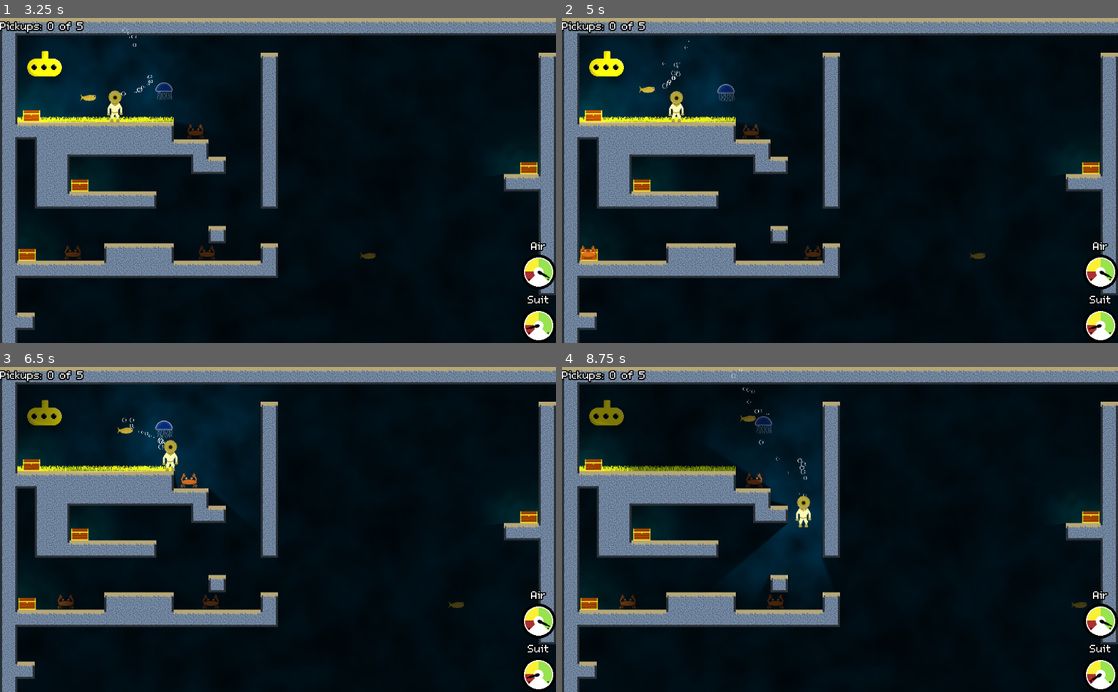
Above: before the commit, frames 1-4 (two rows, left to right).
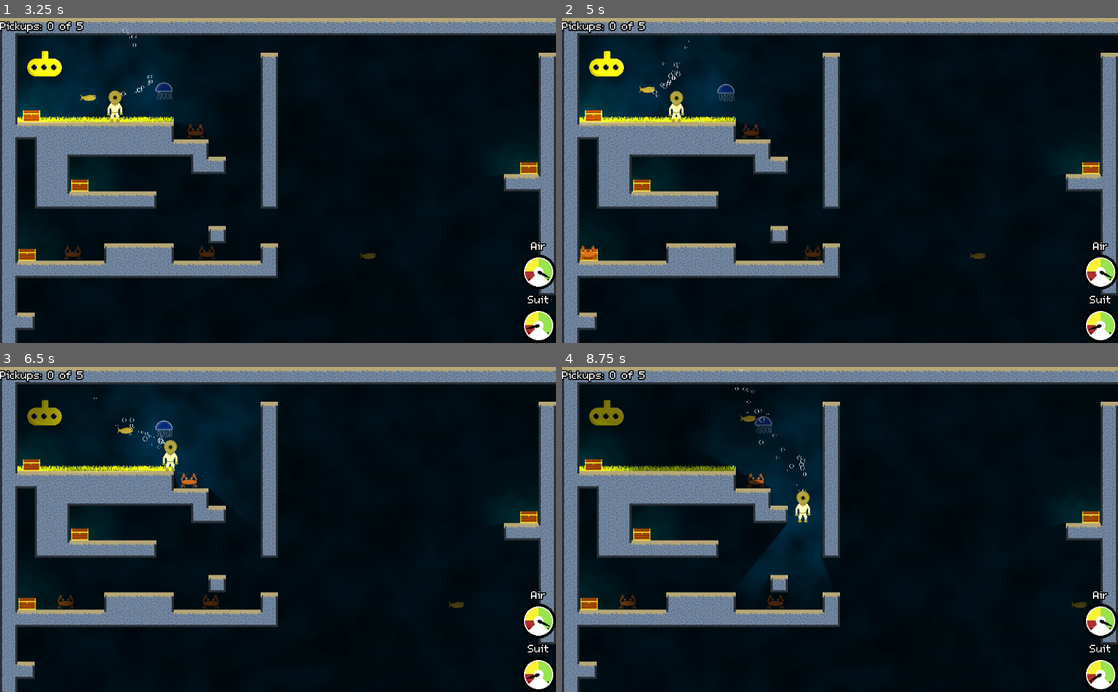
Above: after the commit, the same moments.

Repository: bengosney/diver
Game: Godot game, scene res://Main.tscn
The game is run twice, just before and just after one commit, with the same random seed, the same clock (stepped at 60 frames per second) and the same inputs.
Inputs:
- Up to frame 1 (3.25 s): hold Down (buoyancy_dec) 0.53-1.28 s; hold Right (walk_right) 0.53-2.03 s; tap Up (buoyancy_inc) at 1.35, 2.85 s; hold Down (buoyancy_dec) 2.03-2.78 s; hold Left (walk_left) from 2.03 s (still down)
- Up to frame 2 (5 s): hold Down (buoyancy_dec) 3.53-4.28 s; release Left (walk_left) at 4.28 s; hold Right (walk_right) from 4.28 s (still down); tap Up (buoyancy_inc) at 4.35 s
- Up to frame 3 (6.5 s): keep holding Right (walk_right); hold Down (buoyancy_dec) 5.03-5.78 s; tap Up (buoyancy_inc) at 5.85 s
- Up to frame 4 (8.75 s): hold Down (buoyancy_dec) 6.53-7.28 s; tap Up (buoyancy_inc) at 7.35 s; release Right (walk_right) at 8.03 s; hold Left (walk_left) from 8.03 s (still down); hold Down (buoyancy_dec) from 8.03 s (still down)

Frame 1 is identical in both runs. In frame 2, less than 0.1% of the frame differs, in the area x 16-97%, y 17-97%; in frame 3, less than 0.1%; in frame 4, 0.5%, in the area x 29-45%, y 1-62%.

Commit message:
Up the puffer dammage

Diff:
--- a/Puffer/Puffer.gd
+++ b/Puffer/Puffer.gd
@@ -82,7 +82,7 @@
 	for i in get_slide_count():
 		var collision = get_slide_collision(i)
 		if collision.collider.is_in_group("player"):
-			emit_signal("hit_player", collision, 1)
+			emit_signal("hit_player", collision, 10)
 			var bounce = starting_velocity.bounce(collision.normal).normalized() * bounciness
 			velocity = bounce
 
